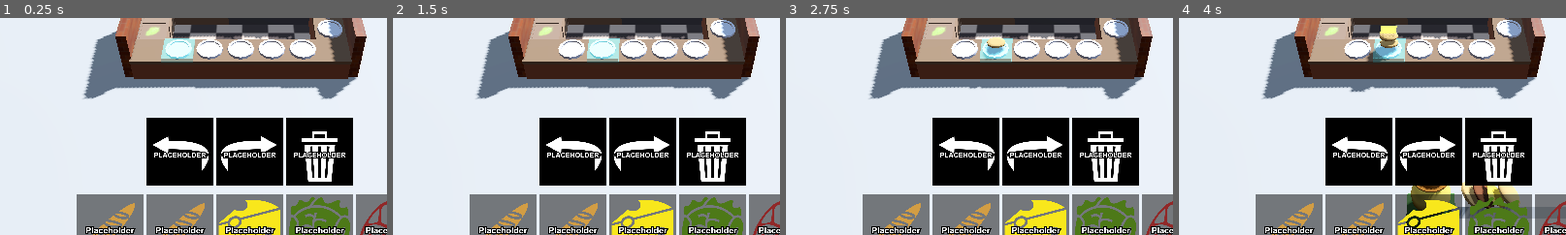
Above: before the commit, frames 1-4 (left to right).
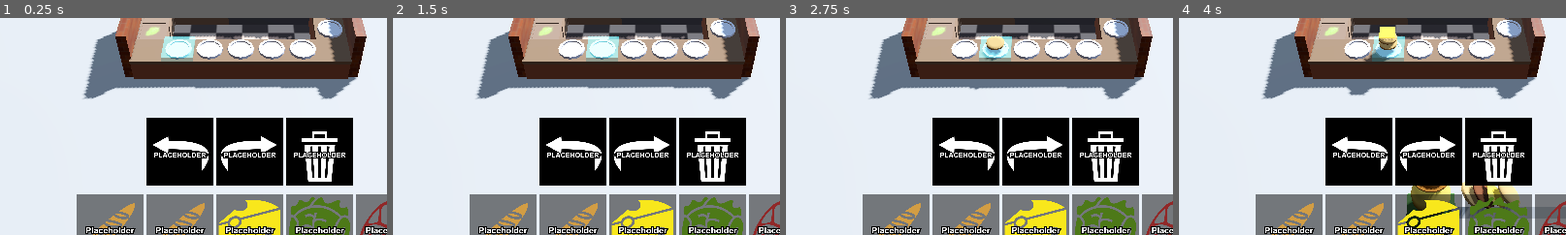
Above: after the commit, the same moments.

Repository: thewasmans/2026-game-jam-burger-truck
Game: Godot game, scene res://scenes/main.tscn
Two runs of this game, one before a commit and one after it. Both use one fixed random seed, a clock stepped at 60 frames per second and the inputs below.
Inputs (mouse positions are % of the whole screen's width and height, from its top left):
- Up to frame 1 (0.25 s): no input
- Up to frame 2 (1.5 s): click (41, 75) at 0.5 s; click (50, 75) at 1.25 s
- Up to frame 3 (2.75 s): click (32, 92) at 2.02 s
- Up to frame 4 (4 s): click (41, 92) at 2.77 s; click (50, 92) at 3.52 s
The pictures show only the part of the screen within x 18-68%, y 44-94%; the shares and areas given below are measured in that part.

The runs differ from the first frame. In frame 1, 0.1% of the frame differs, in the area x 41-51%, y 8-21%; in frame 2, 0.2%; in frame 3, 0.3%; in frame 4, 0.7%, in the area x 43-59%, y 3-36%.

Commit message:
add anchor in main scene

Diff:
--- a/scenes/main.tscn
+++ b/scenes/main.tscn
@@ -30,6 +30,7 @@
 [ext_resource type="Resource" uid="uid://blfgjhw8oqugu" path="res://data/furnitures/furniture_02.tres" id="23_tel4y"]
 [ext_resource type="Resource" uid="uid://2vameyebt50x" path="res://data/furnitures/furniture_03.tres" id="24_qkpxi"]
 [ext_resource type="Resource" uid="uid://c454qusiang0y" path="res://data/furnitures/furniture_04.tres" id="25_5q0nq"]
+[ext_resource type="PackedScene" uid="uid://ctj3ppi44odtp" path="res://contents/prefabs/anchor/anchor.tscn" id="28_tel4y"]
 
 [sub_resource type="Resource" id="Resource_2wyq8"]
 script = ExtResource("19_og1vs")
@@ -69,7 +70,7 @@
 burgers_data = Array[ExtResource("2_jkv2x")]([ExtResource("3_jbj1t"), ExtResource("4_muem4"), ExtResource("5_dp3eg"), ExtResource("6_0ld40"), ExtResource("7_gqmmt"), ExtResource("8_yc10j"), ExtResource("9_jscy8"), ExtResource("10_pm3ni"), ExtResource("11_y6deb"), ExtResource("12_og1vs")])
 ingredients_data = Array[ExtResource("13_pm3ni")]([ExtResource("14_y6deb"), ExtResource("15_og1vs"), ExtResource("16_2wyq8"), ExtResource("17_vxglm"), ExtResource("19_yq6so")])
 anchor_plates = [NodePath("Level/Kitchen/AnchorPlateFood/AnchorPlate01"), NodePath("Level/Kitchen/AnchorPlateFood/Ancho …(182 unchanged characters)…
-anchor_plates_clients = [NodePath("Level/Kitchen/AnchorPlateClients/AnchorPlate08"), NodePath("Level/Kitchen/AnchorPlateClients/AnchorPlate09"), NodePath("Level/Kitchen/AnchorPlateClients/AnchorPlate10"), NodePath("Level/Kitchen/AnchorPlateClients/AnchorPlate11"), NodePath("Level/Kitchen/AnchorPlateClients/AnchorPlate12")]
+anchor_plates_clients = [NodePath("Level/Kitchen/AnchorPlateClients/AnchorClient01"), NodePath("Level/Kitchen/AnchorPlateClients/AnchorClient02"), NodePath("Level/Kitchen/AnchorPlateClients/AnchorClient03"), NodePath("Level/Kitchen/AnchorPlateClients/AnchorClient04"), NodePath("Level/Kitchen/AnchorPlateClients/AnchorClient05")]
 plate_selector = NodePath("Level/Selector")
 vfx_burger_disappear = NodePath("Level/Kitchen/AnchorPlateFood/VFX Burger Disappear/GPUParticles3D")
 furnitures = Array[ExtResource("19_og1vs")]([SubResource("Resource_2wyq8"), ExtResource("22_fv21b"), ExtResource("23_tel4y"), ExtResource("24_qkpxi"), ExtResource("25_5q0nq")])
@@ -100,43 +101,37 @@
 [node name="VFX Burger Disappear" parent="Level/Kitchen/AnchorPlateFood" unique_id=869497307 instance=ExtResource("20_pm3ni")]
 transform = Transform3D(-1, 0, 8.742278e-08, 0, 1, 0, -8.742278e-08, 0, -1, -0.09317541, 1.1247842, 1.7059641)
 
-[node name="AnchorPlate01" type="Node3D" parent="Level/Kitchen/AnchorPlateFood" unique_id=124030163]
-transform = Transform3D(1, 0, 0, 0, 1, 0, 0, 0, 1, -2.001902, 0.97140896, 1.603271)
+[node name="AnchorPlate01" parent="Level/Kitchen/AnchorPlateFood" unique_id=952649832 instance=ExtResource("28_tel4y")]
+transform = Transform3D(-1, -2.4256808e-08, 8.399017e-08, 0, 0.96073556, 0.27746555, -8.742278e-08, 0.27746555, -0.96073556, -2.0024374, 1.0088128, 1.5918484)
 
-[node name="AnchorPlate02" type="Node3D" parent="Level/Kitchen/AnchorPlateFood" unique_id=200803847]
-transform = Transform3D(1, 0, 0, 0, 1, 0, 0, 0, 1, -0.9709521, 0.97140896, 1.603271)
+[node name="AnchorPlate02" parent="Level/Kitchen/AnchorPlateFood" unique_id=2061098516 instance=ExtResource("28_tel4y")]
+transform = Transform3D(-1, -2.4256808e-08, 8.399017e-08, 0, 0.96073556, 0.27746555, -8.742278e-08, 0.27746555, -0.96073556, -0.99566084, 1.0088128, 1.5918484)
 
-[node name="AnchorPlate03" type="Node3D" parent="Level/Kitchen/AnchorPlateFood" unique_id=1540901818]
-transform = Transform3D(1, 0, 0, 0, 1, 0, 0, 0, 1, -0.0007827282, 0.97140896, 1.603271)
+[node name="AnchorPlate03" parent="Level/Kitchen/AnchorPlateFood" unique_id=1504277941 instance=ExtResource("28_tel4y")]
+transform = Transform3D(-1, -2.4256808e-08, 8.399017e-08, 0, 0.96073556, 0.27746555, -8.742278e-08, 0.27746555, -0.96073556, 0.015567303, 1.0088128, 1.5918484)
 
-[node name="AnchorPlate04" type="Node3D" parent="Level/Kitchen/AnchorPlateFood" unique_id=1061810154]
-transform = Transform3D(1, 0, 0, 0, 1, 0, 0, 0, 1, 1.0012841, 0.97140896, 1.603271)
+[node name="AnchorPlate04" parent="Level/Kitchen/AnchorPlateFood" unique_id=1394967471 instance=ExtResource("28_tel4y")]
+transform = Transform3D(-1, -2.4256808e-08, 8.399017e-08, 0, 0.96073556, 0.27746555, -8.742278e-08, 0.27746555, -0.96073556, 1.0016363, 1.0088128, 1.5918484)
 
-[node name="AnchorPlate05" type="Node3D" parent="Level/Kitchen/AnchorPlateFood" unique_id=1882925386]
-transform = Transform3D(1, 0, 0, 0, 1, 0, 0, 0, 1, 2.0318427, 0.97140896, 1.603271)
-
-[node name="AnchorPlate06" type="Node3D" parent="Level/Kitchen/AnchorPlateFood" unique_id=1019934734]
-transform = Transform3D(1, 0, 0, 0, 1, 0, 0, 0, 1, 3.0307477, 1.2293506, 0.6174693)
-
-[node name="AnchorPlate07" type="Node3D" parent="Level/Kitchen/AnchorPlateFood" unique_id=2115886505]
-transform = Transform3D(1, 0, 0, 0, 1, 0, 0, 0, 1, 3.0307477, 1.4226, -0.35319567)
+[node name="AnchorPlate05" parent="Level/Kitchen/AnchorPlateFood" unique_id=1369997224 instance=ExtResource("28_tel4y")]
+transform = Transform3D(-1, -2.4256808e-08, 8.399017e-08, 0, 0.96073556, 0.27746555, -8.742278e-08, 0.27746555, -0.96073556, 2.0044355, 1.0088128, 1.5918484)
 
 [node name="AnchorPlateClients" type="Node3D" parent="Level/Kitchen" unique_id=425371094]
 
-[node name="AnchorPlate08" type="Node3D" parent="Level/Kitchen/AnchorPlateClients" unique_id=499575583]
-transform = Transform3D(1, 0, 0, 0, 1, 0, 0, 0, 1, -2.0019019, 0.40174246, 2.6469977)
+[node name="AnchorClient01" parent="Level/Kitchen/AnchorPlateClients" unique_id=1267885147 instance=ExtResource("28_tel4y")]
+transform = Transform3D(-1, 0, 8.742278e-08, 0, 1, 0, -8.742278e-08, 0, -1, -1.9943163, 0.41701627, 2.638892)
 
-[node name="AnchorPlate09" type="Node3D" parent="Level/Kitchen/AnchorPlateClients" unique_id=1653963282]
-transform = Transform3D(1, 0, 0, 0, 1, 0, 0, 0, 1, -0.97095233, 0.40174246, 2.646998)
+[node name="AnchorClient02" parent="Level/Kitchen/AnchorPlateClients" unique_id=1994084612 instance=ExtResource("28_tel4y")]
+transform = Transform3D(-1, 0, 8.742278e-08, 0, 1, 0, -8.742278e-08, 0, -1, -0.98113316, 0.41701627, 2.638892)
 
-[node name="AnchorPlate10" type="Node3D" parent="Level/Kitchen/AnchorPlateClients" unique_id=937849001]
-transform = Transform3D(1, 0, 0, 0, 1, 0, 0, 0, 1, -0.0007828176, 0.40174246, 2.646998)
+[node name="AnchorClient03" parent="Level/Kitchen/AnchorPlateClients" unique_id=154420530 instance=ExtResource("28_tel4y")]
+transform = Transform3D(-1, 0, 8.742278e-08, 0, 1, 0, -8.742278e-08, 0, -1, 0.02932027, 0.41701627, 2.638892)
 
-[node name="AnchorPlate11" type="Node3D" parent="Level/Kitchen/AnchorPlateClients" unique_id=1496209612]
-transform = Transform3D(1, 0, 0, 0, 1, 0, 0, 0, 1, 1.001284, 0.40174246, 2.646998)
+[node name="AnchorClient04" parent="Level/Kitchen/AnchorPlateClients" unique_id=1630830520 instance=ExtResource("28_tel4y")]
+transform = Transform3D(-1, 0, 8.742278e-08, 0, 1, 0, -8.742278e-08, 0, -1, 0.9990934, 0.41701627, 2.638892)
 
-[node name="AnchorPlate12" type="Node3D" parent="Level/Kitchen/AnchorPlateClients" unique_id=1285739853]
-transform = Transform3D(1, 0, 0, 0, 1, 0, 0, 0, 1, 2.0318427, 0.40174246, 2.6469982)
+[node name="AnchorClient05" parent="Level/Kitchen/AnchorPlateClients" unique_id=1737106433 instance=ExtResource("28_tel4y")]
+transform = Transform3D(-1, 0, 8.742278e-08, 0, 1, 0, -8.742278e-08, 0, -1, 1.990742, 0.41701627, 2.6388922)
 
 [node name="Selector" parent="Level" unique_id=375739968 instance=ExtResource("22_y6deb")]
 transform = Transform3D(1, 0, 0, 0, 0.980782, 0.19510747, 0, -0.19510747, 0.980782, 0.31791592, 0.8635261, 4.795539)
